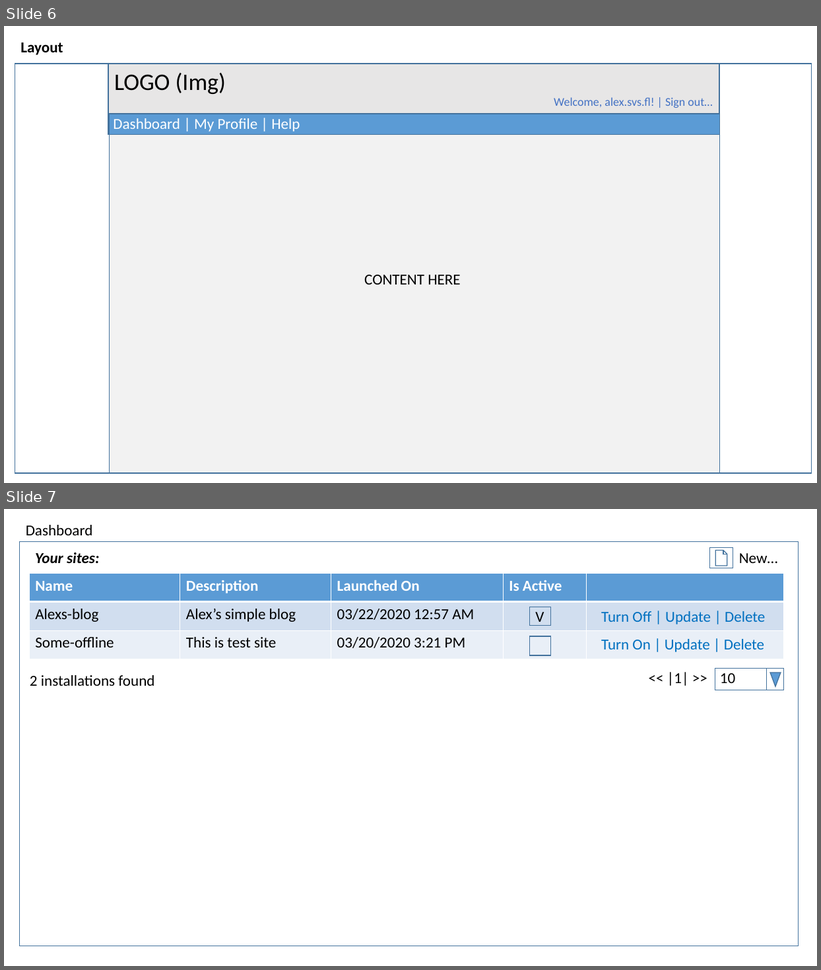
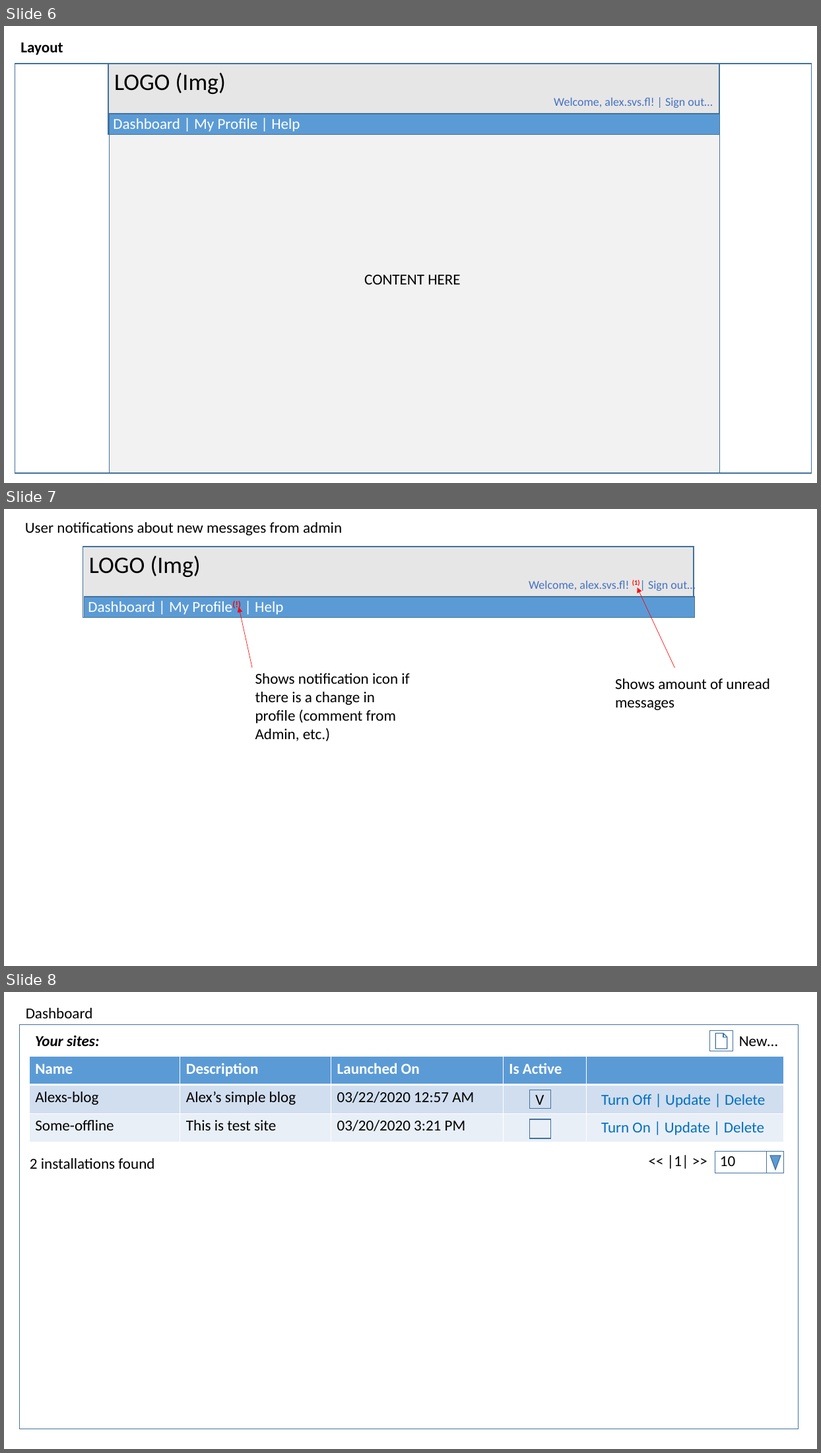
Before and after one commit to AlexanderFlanchik/AvsHost, a slide deck: Specs.pptx. Shown one above the other, each under a label of ours: slides 6 and 7 before the commit, slides 6, 7 and 8 after it. The pictures are 821x970 and 821x1453 pixels, drawn with LibreOffice and Linux fonts; fonts in the diff are those of the drawing. Boxes give left, top, right and bottom in pixels: in the first picture for what was removed or moved away, otherwise in the second. Text is boxed around its words. In the diff, an @@ line names an element or a change of style, - is before the commit and + after.

```diff
--- a/Specs.pptx
+++ b/Specs.pptx
@@ slide 7 added at (4,509,817,966), background #FFFFFF @@
@@ text added at (25,522,342,535), 18 pt, text #000000 @@
+User notifications about new messages from admin
@@ rectangle added at (83,547,694,618), fill #E7E6E6, outline #43739E 1 pt @@
@@ text added at (89,556,201,577), 28 pt, text #000000 @@
+LOGO (Img)
@@ text added at (529,579,695,592), 14 pt, text #4472C4 @@
+Welcome, alex.svs.fl! (1)| Sign out…
@@ arrow added from (675, 668) to (638, 588), #FF0000 0.5 pt @@
@@ rectangle added at (84,597,694,618), fill #5B9BD5, outline #43739E 1 pt @@
@@ text added at (88,601,283,615), 18 pt, text #FFFFFF @@
+Dashboard | My Profile(!) | Help
@@ arrow added from (252, 668) to (239, 607), #FF0000 0.5 pt @@
@@ text added at (255,673,409,741), 18 pt, text #000000 @@
+Shows notification icon if there is a change in profile (comment from Admin, etc.)
@@ text added at (615,679,770,710), 18 pt, text #000000 @@
+Shows amount of unread messages
@@ what was slide 7 is now slide 8 @@
```
Also in this commit, not shown: 1 slide changed, 1 other slide added, 23 other files.
